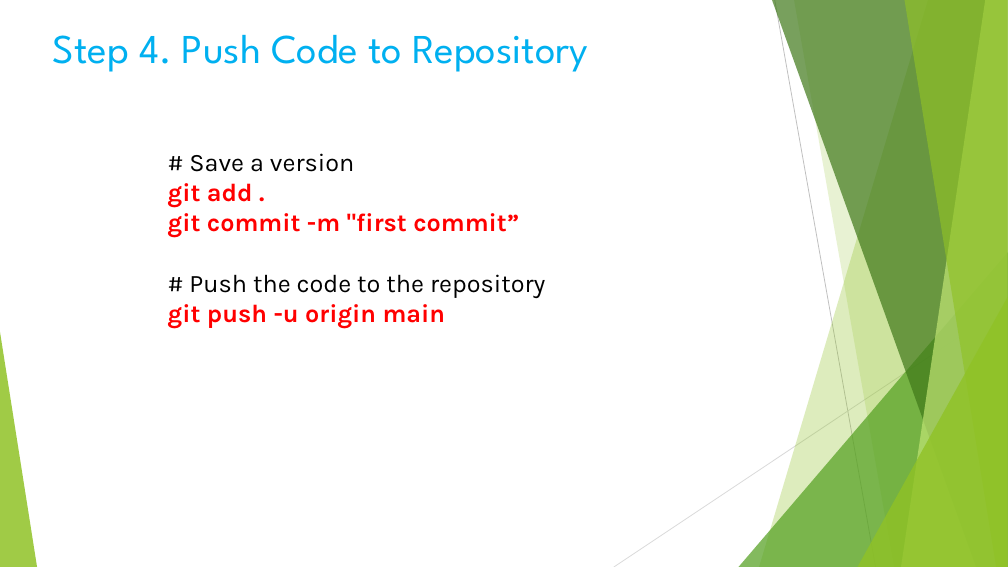
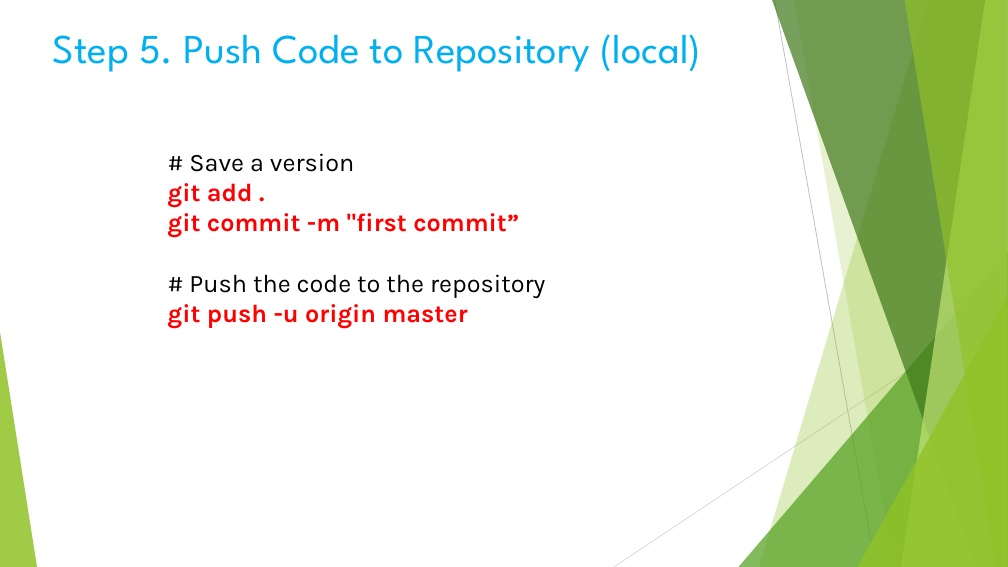
Before and after one commit to lin-chen-DLA/lin-chen-DLA.github.io, a slide deck: slide 8 of Volunteer/Programming/HTML_8.pptx. Drawn at 1008x567 pixels with LibreOffice and Linux fonts; fonts in the diff are those of the drawing. Boxes give left, top, right and bottom in pixels: in the first picture for what was removed or moved away, otherwise in the second. Text is boxed around its words. In the diff, an @@ line names an element or a change of style, - is before the commit and + after.

```diff
--- a/Volunteer/Programming/HTML_8.pptx
+++ b/Volunteer/Programming/HTML_8.pptx
@@ text at [53, 34, 701, 72]: text changed @@
-Step 4. Push Code to Repository
+Step 5. Push Code to Repository (local)
@@ text at [168, 304, 468, 329]: text changed @@
-git push -u origin main
+git push -u origin master
```
Also in this commit, not shown: 5 other slides changed, 2 other files.
